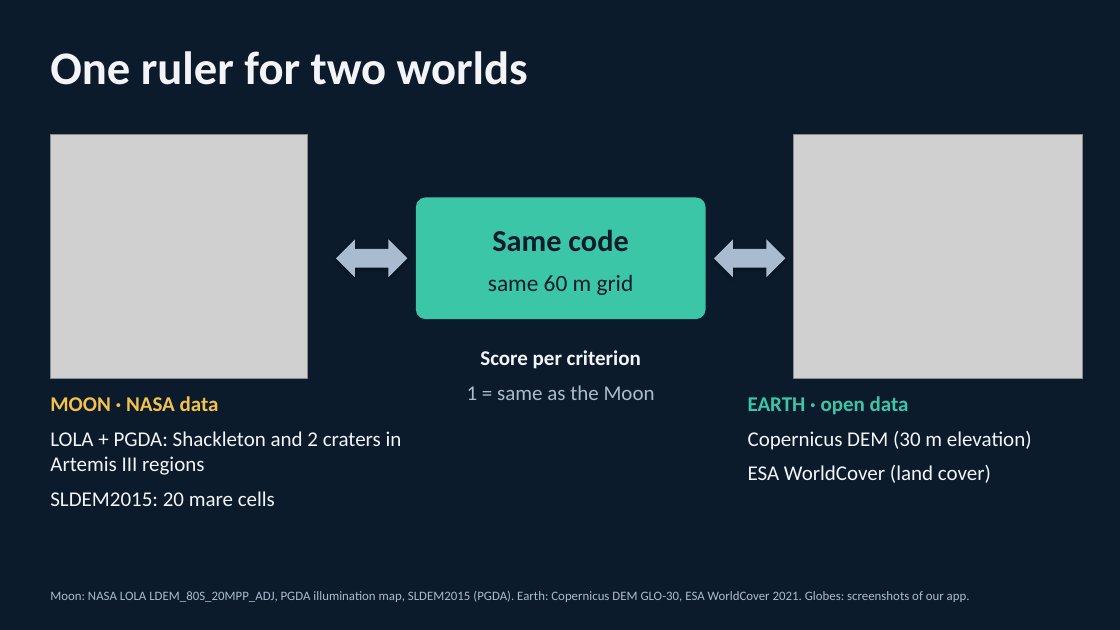
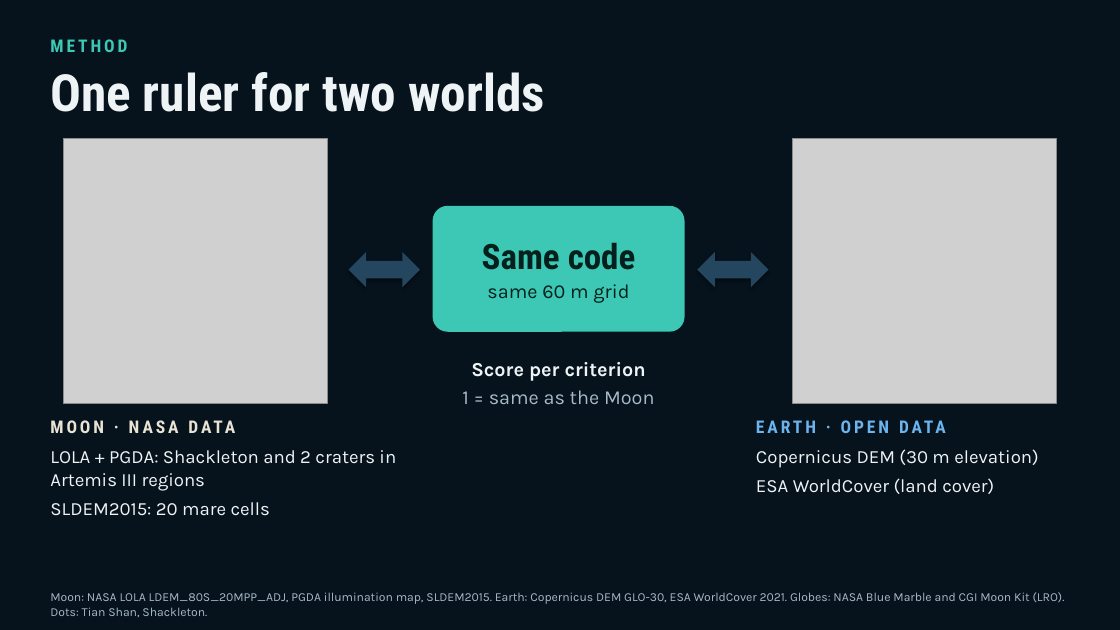
Before and after one commit to TLCasparS/EspaceOdyssey, a slide deck: slide 3 of pitch/Moon_Twins_on_Earth.pptx. Drawn at 1120x630 pixels with LibreOffice and Linux fonts; fonts in the diff are those of the drawing; grey boxes stand for pictures. Boxes give left, top, right and bottom in pixels: in the first picture for what was removed or moved away, otherwise in the second. Text is boxed around its words. In the diff, an @@ line names an element or a change of style, - is before the commit and + after.

```diff
--- a/pitch/Moon_Twins_on_Earth.pptx
+++ b/pitch/Moon_Twins_on_Earth.pptx
@@ background #0B1B2B to #06121C @@
@@ text added at [50,39,127,52], 15 pt, text #3CC8B4, bold @@
+METHOD
@@ text "One ruler for two worlds": place and size @@
-text "One ruler for two worlds" at [50,51,528,85]
+text "One ruler for two worlds" at [50,72,545,112]
@@ text "One ruler for two worlds" at [50,72,545,112]: size 40 to 44 pt, font Calibri to Roboto Condensed, text colour #F2F4F7 to #EEF3F6 @@
@@ picture: place and size @@
-picture at [50,134,308,378]
+picture at [63,139,328,403]
@@ picture: place and size @@
-picture at [794,134,1083,378]
+picture at [792,139,1057,403]
@@ text "Same code": place and size @@
-text "Same code" at [488,229,634,295]
+text "Same code" at [482,243,636,303]
@@ text "Same code" at [482,243,636,303]: size 26 to 30 pt, font Calibri to Roboto Condensed in "Same code"; text colour #0B1B2B to #04201C; size 20 to 17 pt, font Calibri to Karla in "same 60 m grid"; less space between paragraphs @@
@@ rounded rectangle: place and size @@
-rounded rectangle at [416,197,706,319]
+rounded rectangle at [433,206,685,332]
@@ rounded rectangle at [433,206,685,332]: fill #3CC6A8 to #3CC8B4; proportions changed @@
@@ left right arrow: place and size @@
-left right arrow at [336,239,408,277]
+left right arrow at [349,252,420,287]
@@ left right arrow at [349,252,420,287]: fill #A9BCCF to #24465E @@
@@ left right arrow at [697,252,769,287]: fill #A9BCCF to #24465E @@
@@ left right arrow: place and size @@
-left right arrow at [714,239,786,277]
+left right arrow at [697,252,769,287]
@@ text "Score per criterion": place and size @@
-text "Score per criterion" at [467,350,655,400]
+text "Score per criterion" at [462,362,655,404]
@@ text "Score per criterion" at [462,362,655,404]: size 18 to 17 pt, font Calibri to Karla; text colour #F2F4F7 to #EEF3F6 in "Score per criterion"; text colour #A9BCCF to #A7BAC7 in "1 = same as the Moon"; less space between paragraphs @@
@@ text at [50,396,219,411]: paragraph removed @@
-MOON · NASA data
@@ text added at [50,416,555,445], 15 pt, text #E8E3D3, bold @@
+MOON · NASA DATA
@@ text at [748,396,909,415]: paragraph removed @@
-EARTH · open data
@@ text added at [756,416,1075,445], 15 pt, text #6CB4EE, bold @@
+EARTH · OPEN DATA
@@ text "LOLA + PGDA: Shackleton and ...": place and size @@
-text "LOLA + PGDA: Shackleton and ..." at [50,396,402,506]
+text "LOLA + PGDA: Shackleton and ..." at [50,450,396,516]
@@ text "LOLA + PGDA: Shackleton and ..." at [50,450,396,516]: size 18 to 16 pt, font Calibri to Karla, text colour #F2F4F7 to #EEF3F6; less space between paragraphs @@
@@ text "Copernicus DEM (30 m elevation)" at [756,449,1038,494]: size 18 to 16 pt, font Calibri to Karla, text colour #F2F4F7 to #EEF3F6; less space between paragraphs @@
@@ text "Copernicus DEM (30 m elevation)": place and size @@
-text "Copernicus DEM (30 m elevation)" at [748,396,1032,483]
+text "Copernicus DEM (30 m elevation)" at [756,449,1038,494]
@@ text at [50,592,1065,617]: text changed; size 11 to 10.5 pt; font Calibri to Karla; text colour #A9BCCF to #A7BAC7 @@
-Moon: NASA LOLA LDEM_80S_20MPP_ADJ, PGDA illumination map, SLDEM2015 (PGDA). Earth: Copernicus DEM GLO-30, ESA WorldCover 2021. Globes: screenshots of our app.
+Moon: NASA LOLA LDEM_80S_20MPP_ADJ, PGDA illumination map, SLDEM2015. Earth: Copernicus DEM GLO-30, ESA WorldCover 2021. Globes: NASA Blue Marble and CGI Moon Kit (LRO). Dots: Tian Shan, Shackleton.
```
Also in this commit, not shown: 5 other slides changed, 1 slide added, 1 slide removed, 19 other files.
